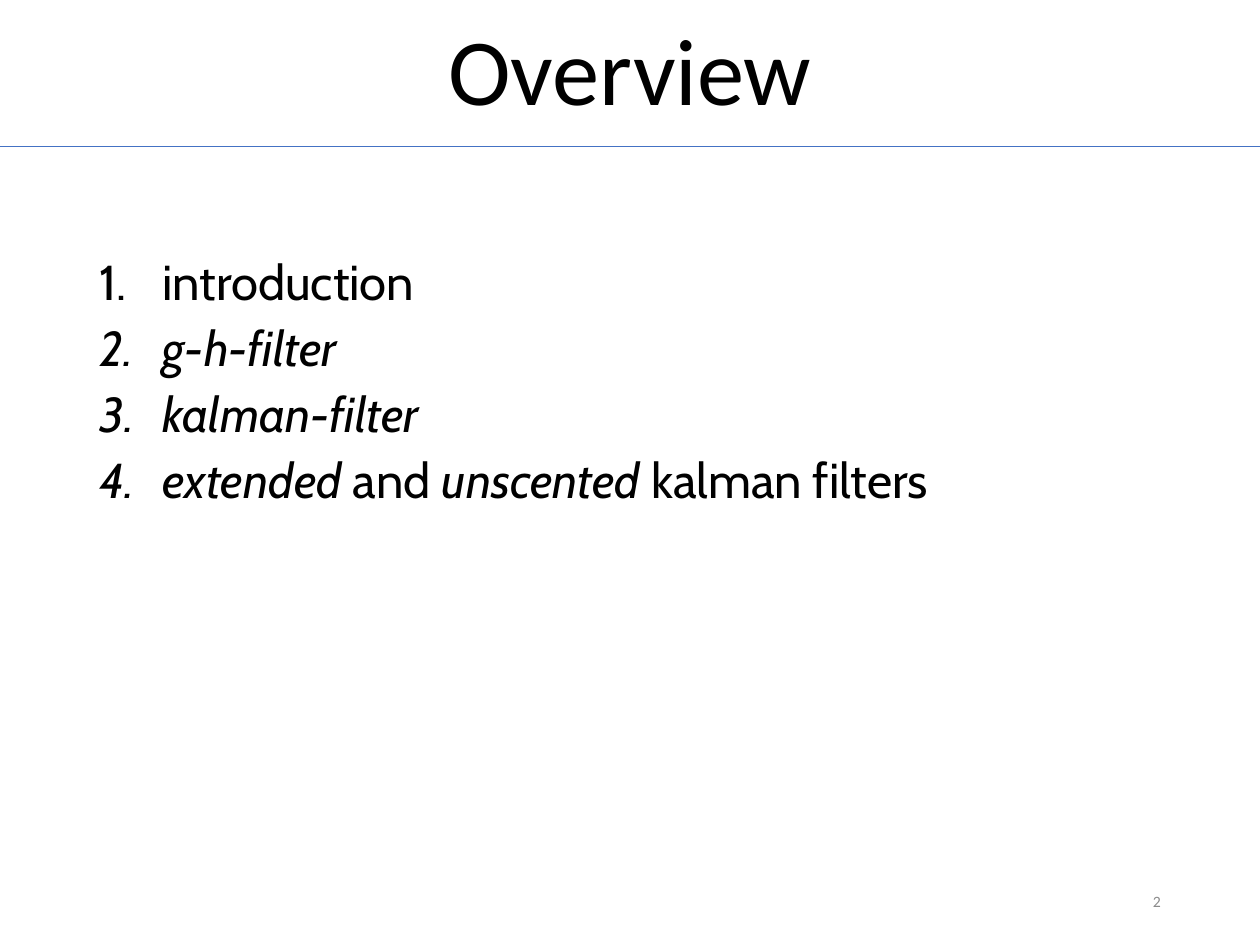
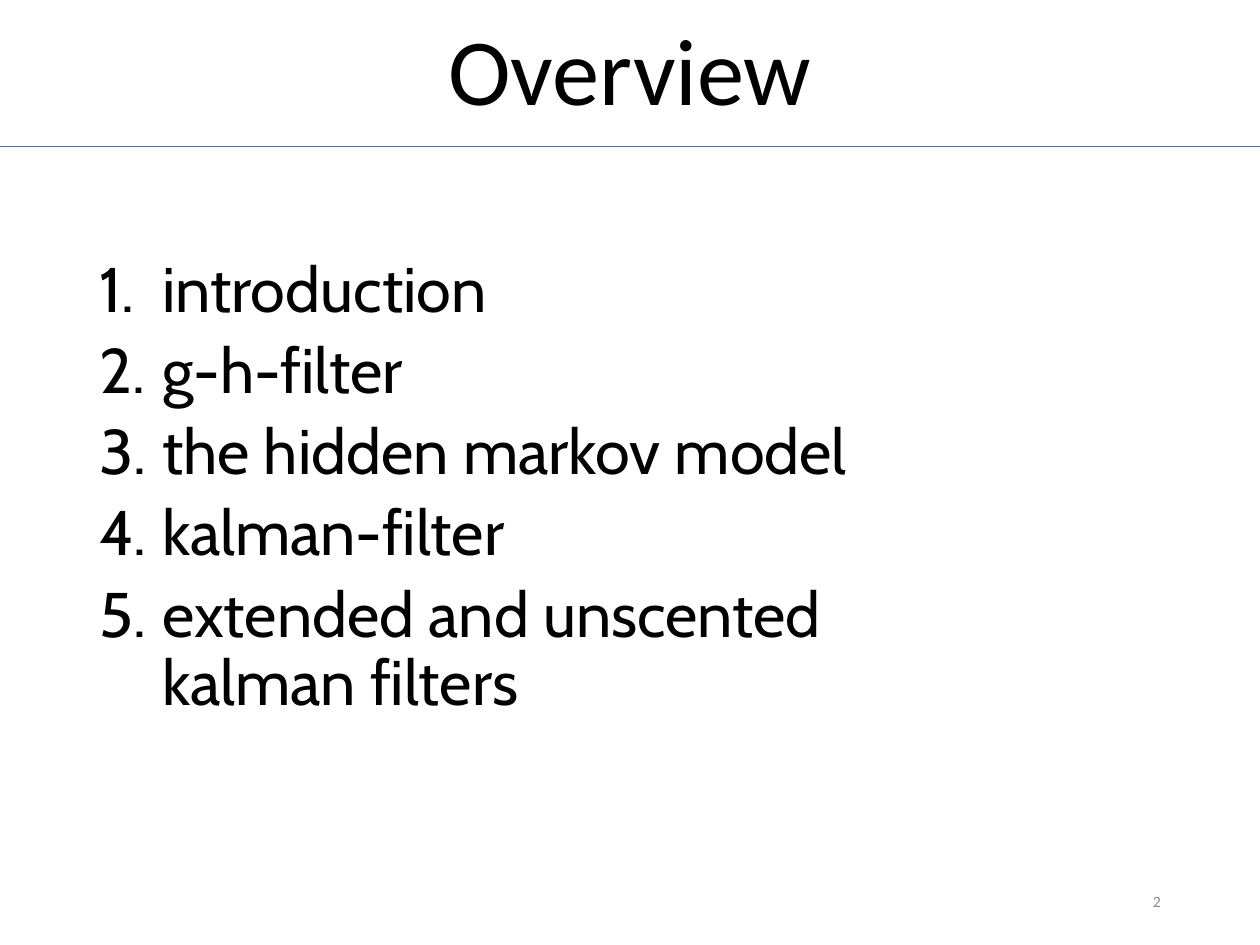
Before and after one commit to MichiHo/flocking, a slide deck: slide 2 of vortrag/ba_seminar_presentation.pptx. Drawn at 1260x945 pixels with LibreOffice and Linux fonts; fonts in the diff are those of the drawing. Boxes give left, top, right and bottom in pixels: in the first picture for what was removed or moved away, otherwise in the second. Text is boxed around its words. In the diff, an @@ line names an element or a change of style, - is before the commit and + after.

```diff
--- a/vortrag/ba_seminar_presentation.pptx
+++ b/vortrag/ba_seminar_presentation.pptx
@@ text at (162, 264, 821, 706): size 28 to 36 pt in "introduction", "g-h-filter", "kalman-filter", "extended and unscented kalman filters"; italic off in "g-h-filter", "kalman-filter", "extended unscented" @@
@@ text at (162, 426, 847, 475): paragraph added @@
+3. the hidden markov model
```
Also in this commit, not shown: 7 other slides changed, 11 slides added, 2 slides removed, 5 other files.
